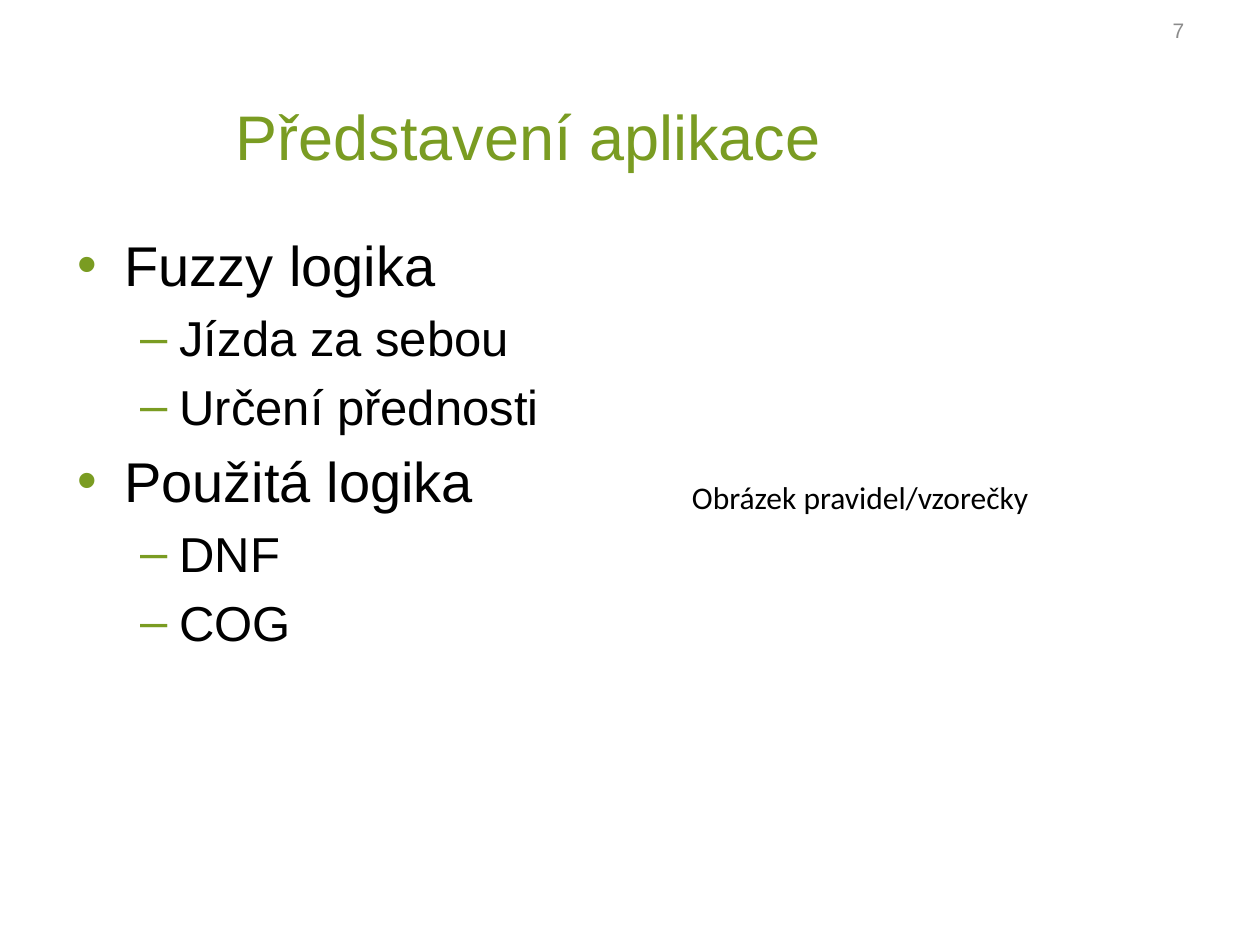
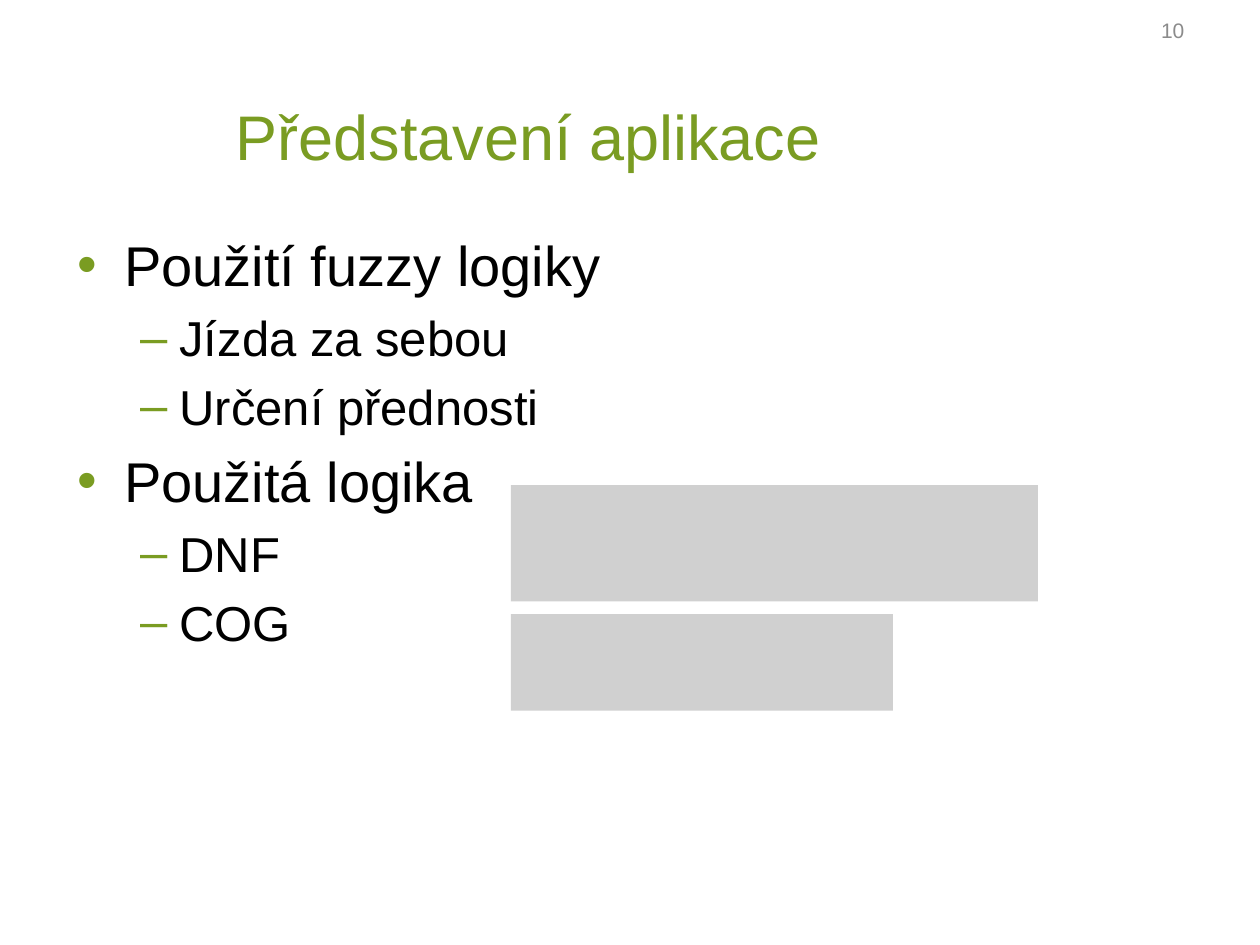
Before and after one commit to Erumoico42/diplomova_prace, a slide deck: slide 10 of prezentace_mikulik.pptx (slide 7 before the commit). Drawn at 1260x945 pixels with LibreOffice and Linux fonts; fonts in the diff are those of the drawing; grey boxes stand for pictures; background and template pictures are left out. Boxes give left, top, right and bottom in pixels: in the first picture for what was removed or moved away, otherwise in the second. Text is boxed around its words. In the diff, an @@ line names an element or a change of style, - is before the commit and + after.

```diff
--- a/prezentace_mikulik.pptx
+++ b/prezentace_mikulik.pptx
@@ page number at [1161, 23, 1184, 38]: text changed @@
-7
+10
@@ text at [124, 244, 600, 297]: text changed @@
-• Fuzzy logika
+• Použití fuzzy logiky
@@ picture added at [512, 485, 1038, 601] @@
@@ text removed at [692, 487, 1029, 514] @@
-Obrázek pravidel/vzorečky
@@ picture added at [512, 614, 893, 711] @@
```
Also in this commit, not shown: 4 other slides changed, 4 slides added, 1 other file.
